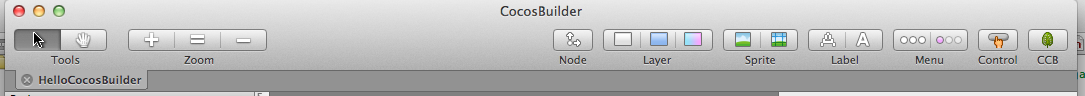
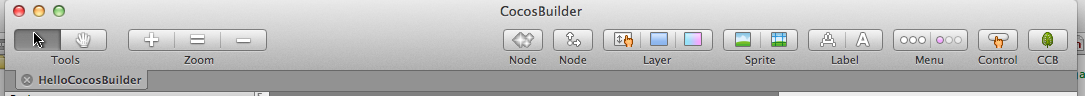
Revision of a layered 1085x96 image; what changed, layer by layer:
added layer "Layer 21" above "Layer 18 copy" over box(511, 32, 535, 48)
added layer "Layer 18 copy" above "Layer 18" over box(617, 35, 633, 47)
painted on "Background" over box(488, 23, 549, 66)
